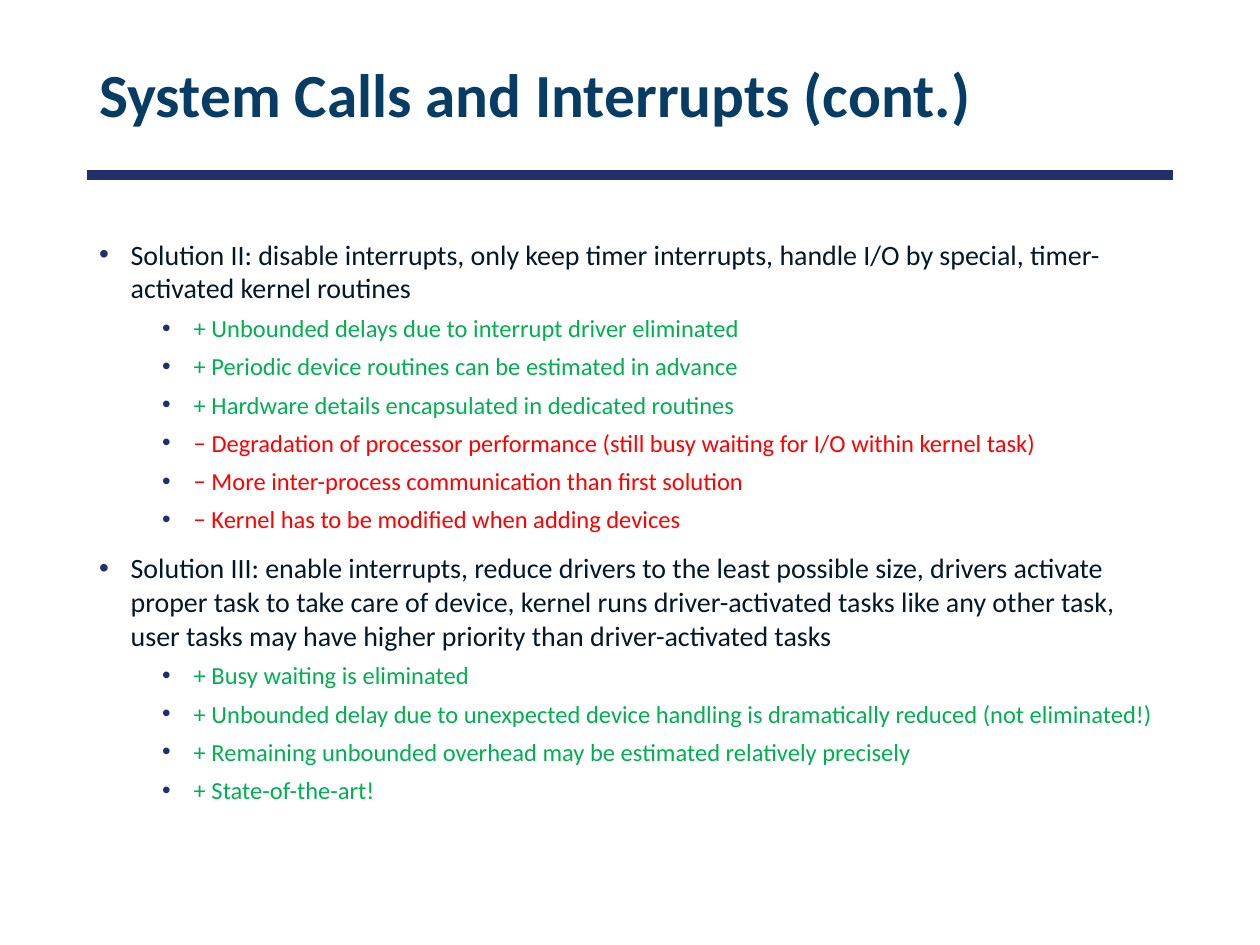
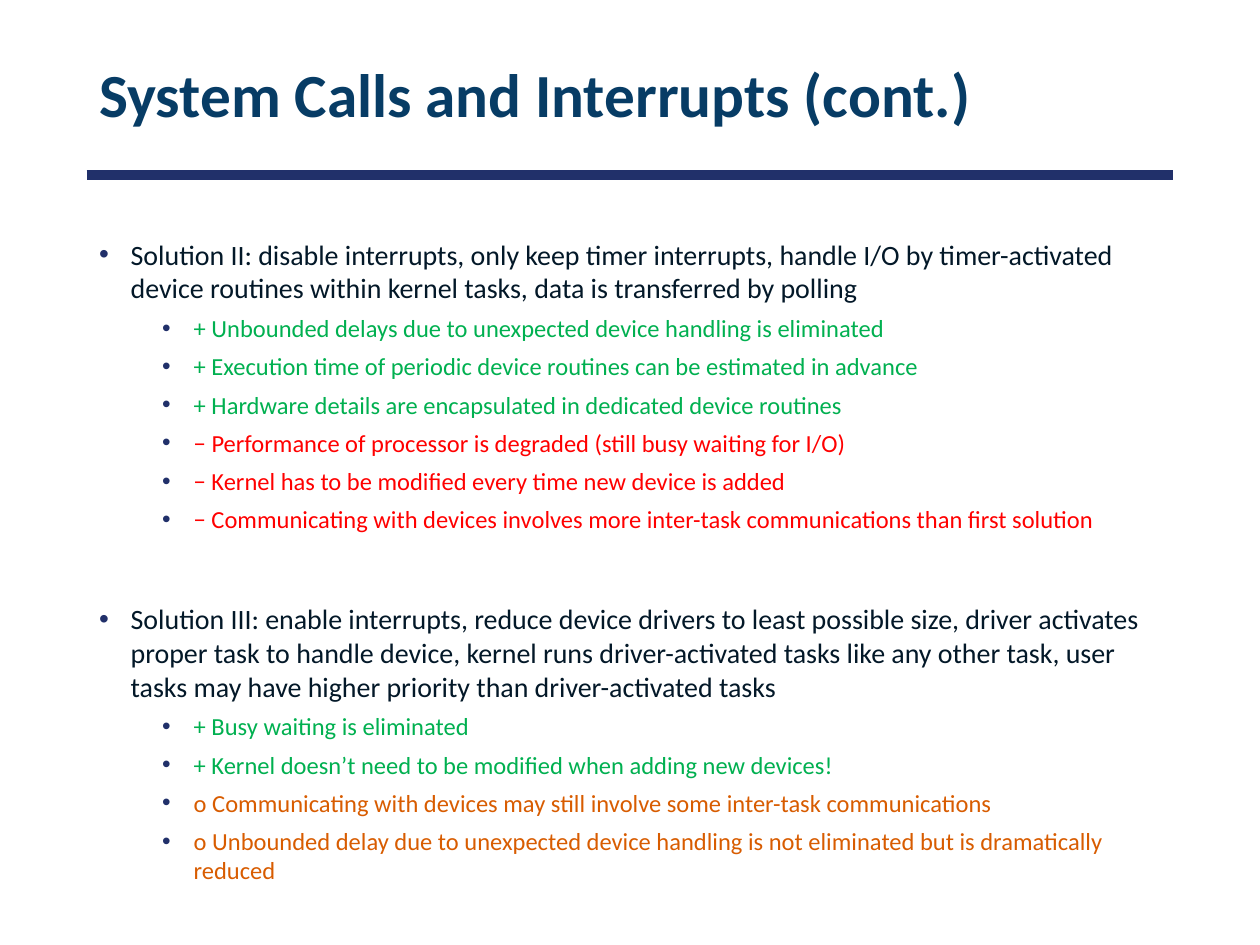
Before and after one commit to smajidzahedi/ECE350, a slide deck: slide 11 of 06-realtime.pptx. Drawn at 1260x945 pixels with LibreOffice and Linux fonts; fonts in the diff are those of the drawing. Boxes give left, top, right and bottom in pixels: in the first picture for what was removed or moved away, otherwise in the second. Text is boxed around its words. In the diff, an @@ line names an element or a change of style, - is before the commit and + after.

Commit message:
fixed syscalls and interrupts slide

```diff
--- a/06-realtime.pptx
+++ b/06-realtime.pptx
@@ text at (x1=131, y1=245, x2=1138, y2=702): text changed; size 16 to 14 pt @@
-• Solution II: disable interrupts, only keep timer interrupts, handle I/O by special, timer-activated kernel routines
-  • + Unbounded delays due to interrupt driver eliminated
-  • + Periodic device routines can be estimated in advance
-  • + Hardware details encapsulated in dedicated routines
-  • − Degradation of processor performance (still busy waiting for I/O within kernel task)
-  • − More inter-process communication than first solution
-  • − Kernel has to be modified when adding devices
-• Solution III: enable interrupts, reduce drivers to the least possible size, drivers activate proper task to take care of device, kernel runs driver-activated tasks like any other task, user tasks may have higher priority than driver-activated tasks
+• Solution II: disable interrupts, only keep timer interrupts, handle I/O by timer-activated device routines within kernel tasks, data is transferred by polling
+  • + Unbounded delays due to unexpected device handling is eliminated
+  • + Execution time of periodic device routines can be estimated in advance
+  • + Hardware details are encapsulated in dedicated device routines
+  • − Performance of processor is degraded (still busy waiting for I/O)
+  • − Kernel has to be modified every time new device is added
+  • − Communicating with devices involves more inter-task communications than first solution
+• Solution III: enable interrupts, reduce device drivers to least possible size, driver activates proper task to handle device, kernel runs driver-activated tasks like any other task, user tasks may have higher priority than driver-activated tasks
@@ text at (x1=194, y1=757, x2=1102, y2=879): text changed; text colour #00B050 to #D85C00 @@
-  • + Unbounded delay due to unexpected device handling is dramatically reduced (not eliminated!)
-  • + Remaining unbounded overhead may be estimated relatively precisely
-  • + State-of-the-art!
+  • + Kernel doesn’t need to be modified when adding new devices!
+  • o Communicating with devices may still involve some inter-task communications
+  • o Unbounded delay due to unexpected device handling is not eliminated but is dramatically reduced
```
Also in this commit, not shown: 1 other slide changed, 1 other file.
